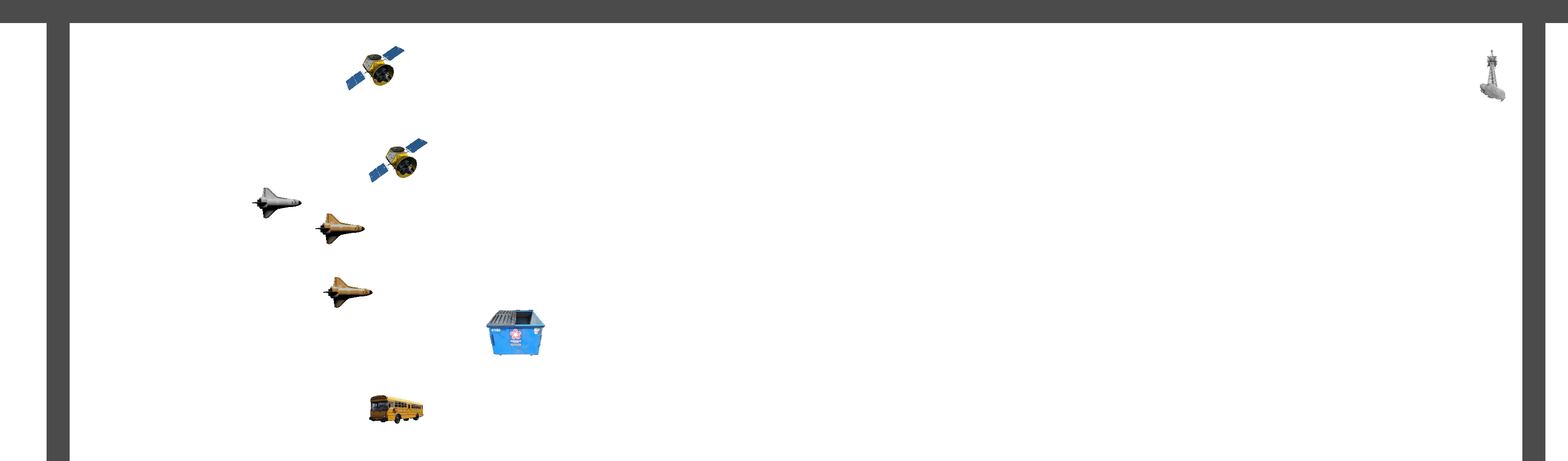
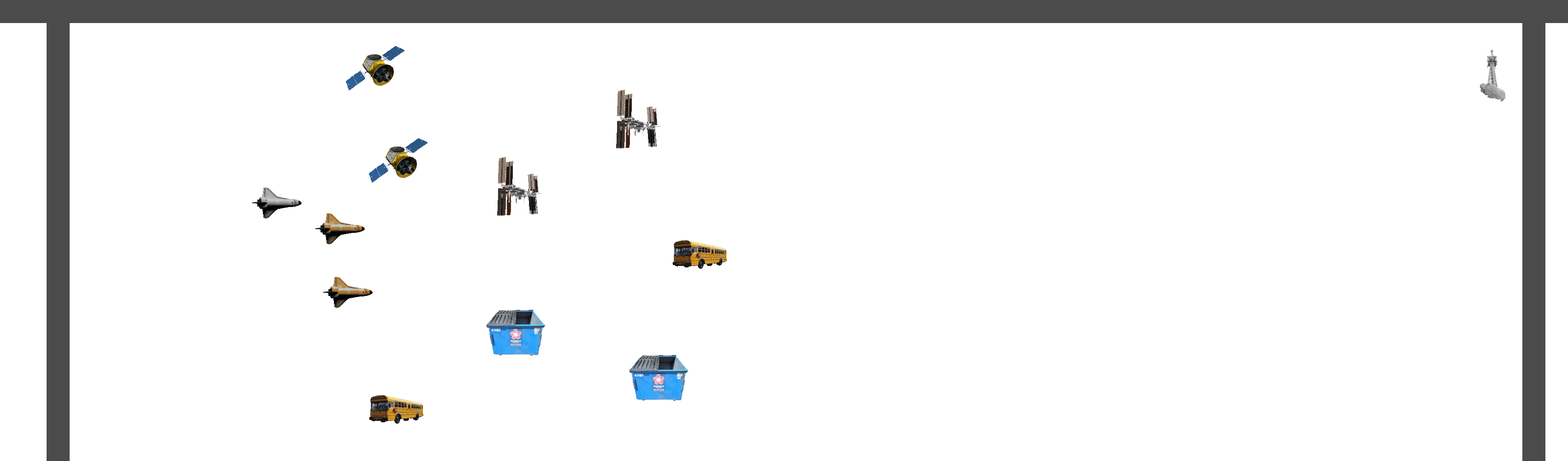
Layer changes from the first 1568px x 461px image to the second:
added layer "iss2" above "iss1" over [616, 89, 661, 149]
added layer "iss1" above "tc2" over [497, 156, 542, 216]
added layer "tc2" above "tc1" over [629, 355, 689, 402]
added layer "bus2" above "bus1" over [672, 240, 727, 269]
